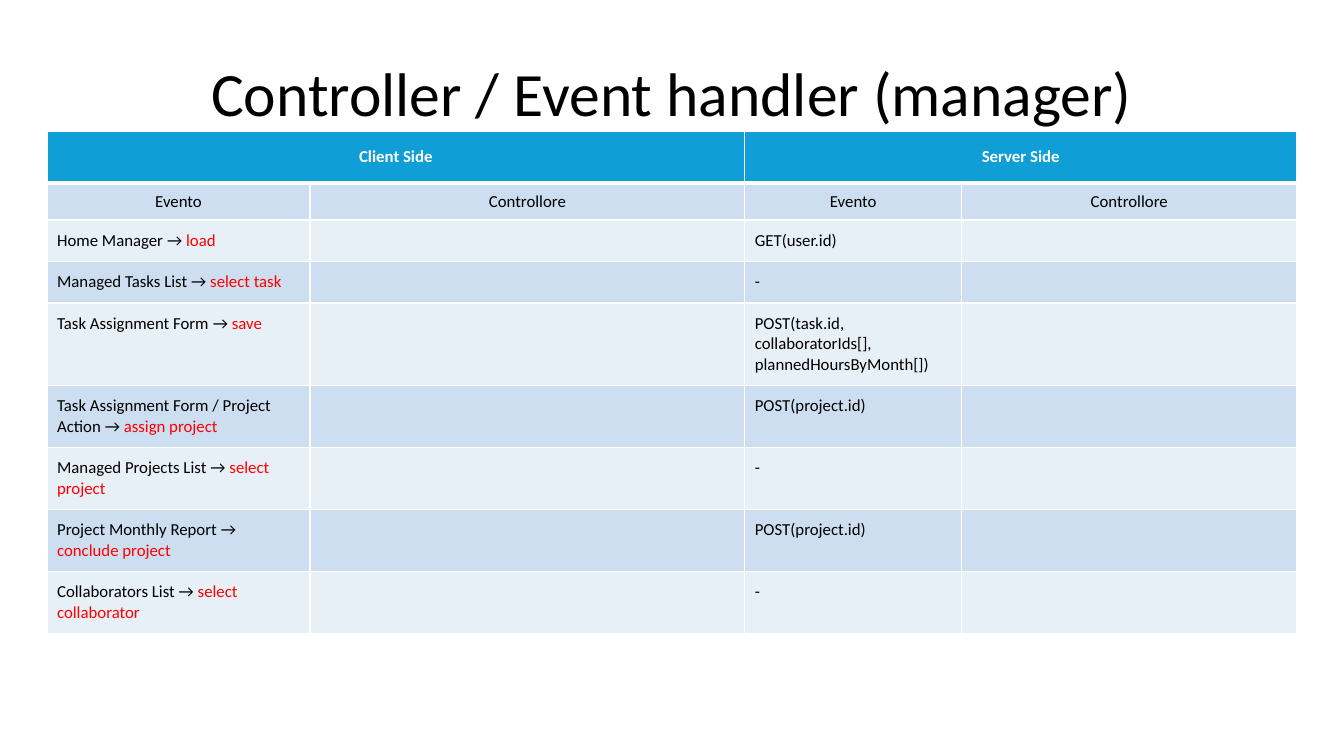
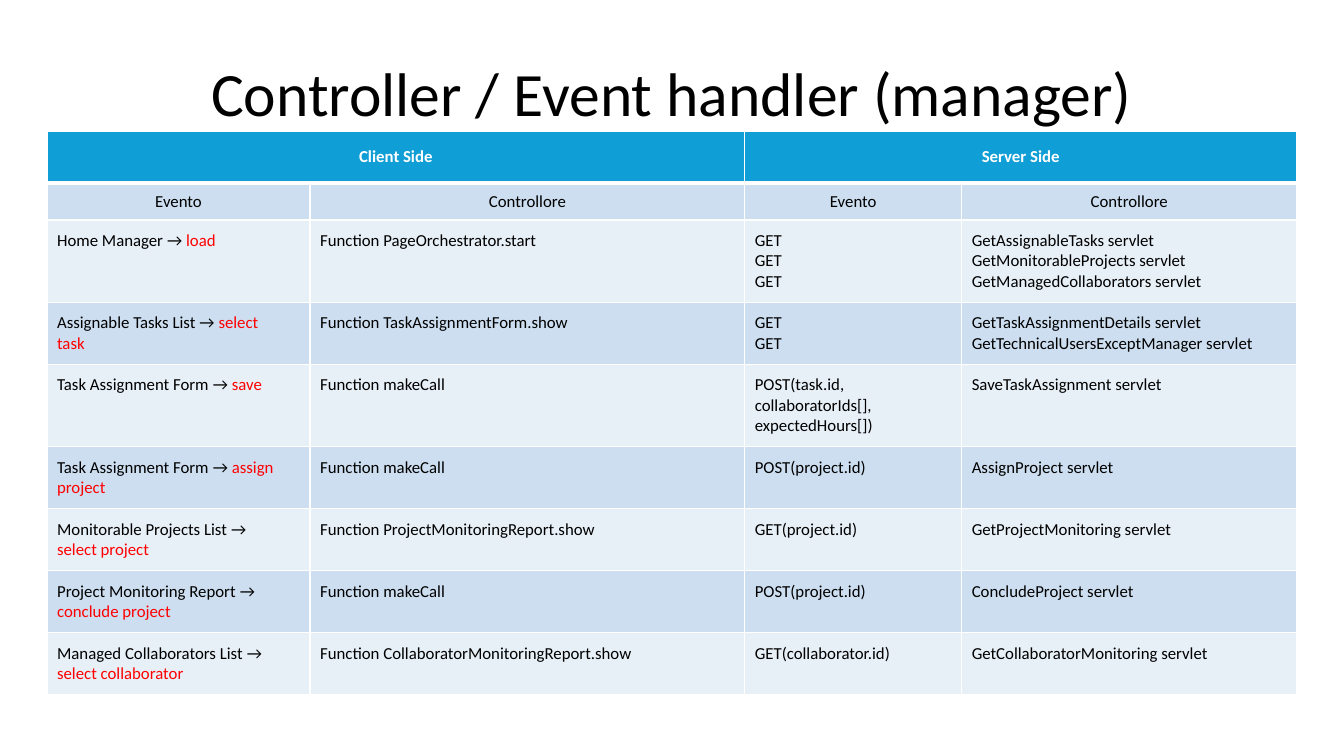
Before and after one commit to gilbertobrambilla/tiw-2026-html, a slide deck: slide 44 of docs/TIW_documentazione.pptx (slide 42 before the commit). Drawn at 1344x756 pixels with LibreOffice and Linux fonts; fonts in the diff are those of the drawing. Boxes give left, top, right and bottom in pixels: in the first picture for what was removed or moved away, otherwise in the second. Text is boxed around its words. In the diff, an @@ line names an element or a change of style, - is before the commit and + after.

```diff
--- a/docs/TIW_documentazione.pptx
+++ b/docs/TIW_documentazione.pptx
@@ table at <box>47,131,1297,690</box> @@
-row 3: Home Manager → load |  | GET(user.id) | 
+row 3: Home Manager → load | Function PageOrchestrator.start | GET / GET / GET | GetAssignableTasks servlet / GetMonitorableProjects servlet / GetManagedCollaborators servlet
-row 4: Managed Tasks List → select task |  | - | 
+row 4: Assignable Tasks List → select task | Function TaskAssignmentForm.show | GET / GET | GetTaskAssignmentDetails servlet / GetTechnicalUsersExceptManager servlet
-row 5: Task Assignment Form → save |  | POST(task.id, collaboratorIds[], plannedHoursByMonth[]) | 
+row 5: Task Assignment Form → save | Function makeCall | POST(task.id, collaboratorIds[], expectedHours[]) | SaveTaskAssignment servlet
-row 6: Task Assignment Form / Project Action → assign project |  | POST(project.id) | 
+row 6: Task Assignment Form → assign project | Function makeCall | POST(project.id) | AssignProject servlet
-row 7: Managed Projects List → select project |  | - | 
+row 7: Monitorable Projects List → select project | Function ProjectMonitoringReport.show | GET(project.id) | GetProjectMonitoring servlet
-row 8: Project Monthly Report → conclude project |  | POST(project.id) | 
+row 8: Project Monitoring Report → conclude project | Function makeCall | POST(project.id) | ConcludeProject servlet
-row 9: Collaborators List → select collaborator |  | - | 
+row 9: Managed Collaborators List → select collaborator | Function CollaboratorMonitoringReport.show | GET(collaborator.id) | GetCollaboratorMonitoring servlet
```
Also in this commit, not shown: 18 other slides changed, 4 slides added, 2 slides removed.
